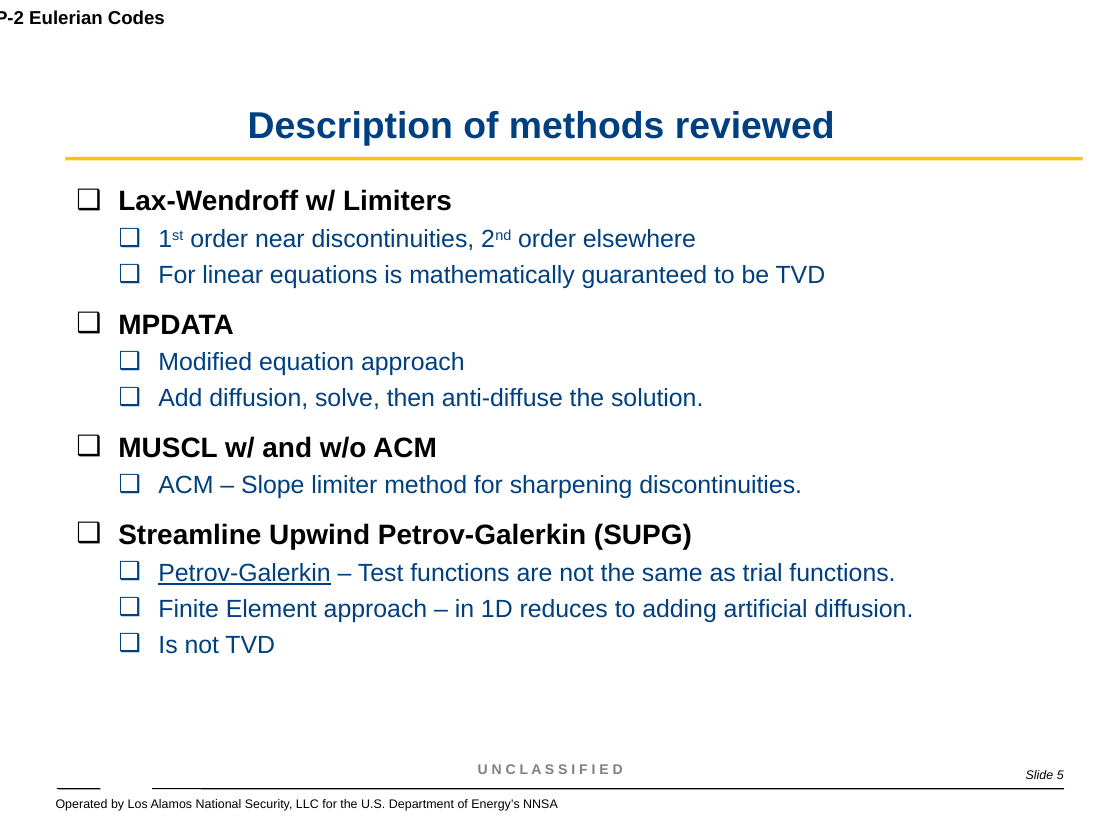
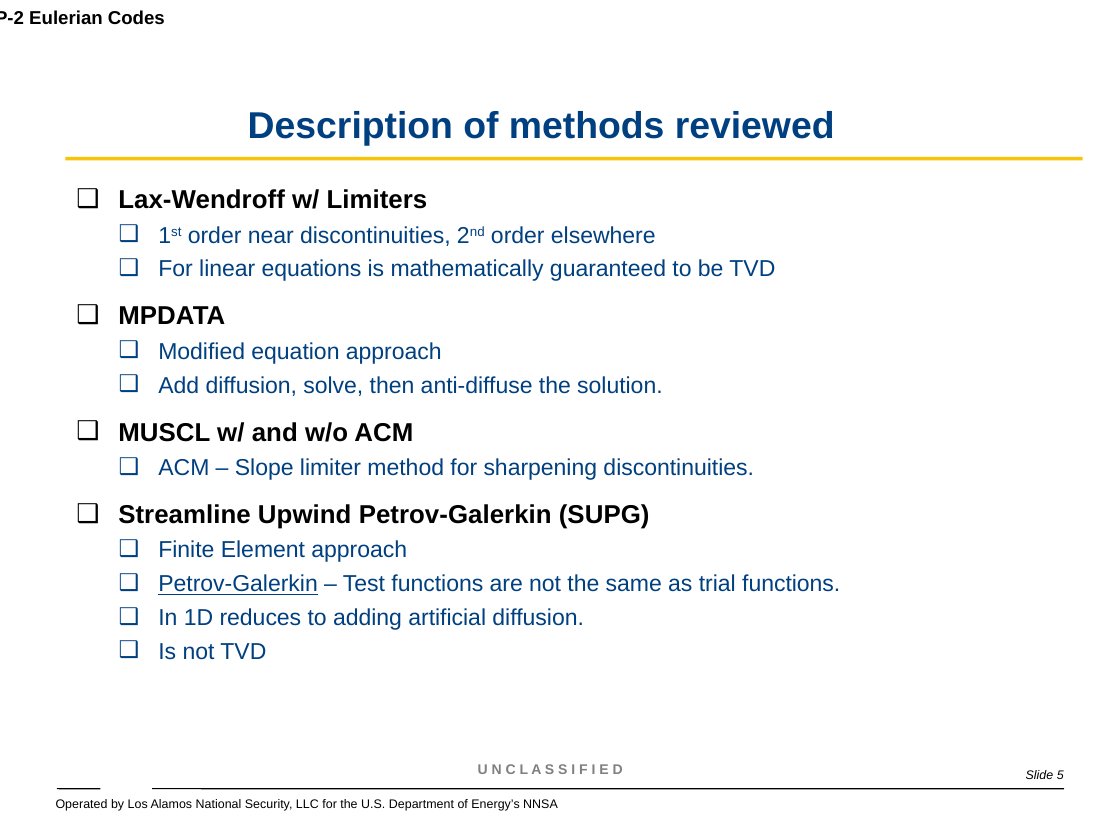
Before and after one commit to wmatern/summer_LANL, a slide deck: slide 5 of Research_Presentation.ppt. Drawn at 1120x840 pixels with LibreOffice and Linux fonts; fonts in the diff are those of the drawing; background and template pictures are left out. Boxes give left, top, right and bottom in pixels: in the first picture for what was removed or moved away, otherwise in the second. Text is boxed around its words. In the diff, an @@ line names an element or a change of style, - is before the commit and + after.

```diff
--- a/Research_Presentation.ppt
+++ b/Research_Presentation.ppt
@@ text at (118, 189, 840, 660): size 18 to 16.6 pt in "Lax-Wendroff w/ Limiters", "MPDATA", "MUSCL w/ and w/o ACM", "Streamline Upwind Petrov-Galerkin (SUPG)"; size 16 to 14.8 pt in "1st order near discontinuities, 2nd order elsewhere", "For linear equations is mathematically guaranteed to ...", "Modified equation approach", "Add diffusion, solve, then anti-diffuse the solution." and 3 more places @@
@@ text at (158, 540, 407, 562): paragraph added @@
+  ❑ Finite Element approach
@@ text at (158, 608, 583, 630): text changed; size 16 to 14.8 pt @@
-  ❑ Finite Element approach – in 1D reduces to adding artificial diffusion.
+  ❑ In 1D reduces to adding artificial diffusion.
```
Also in this commit, not shown: 2 other slides changed.
